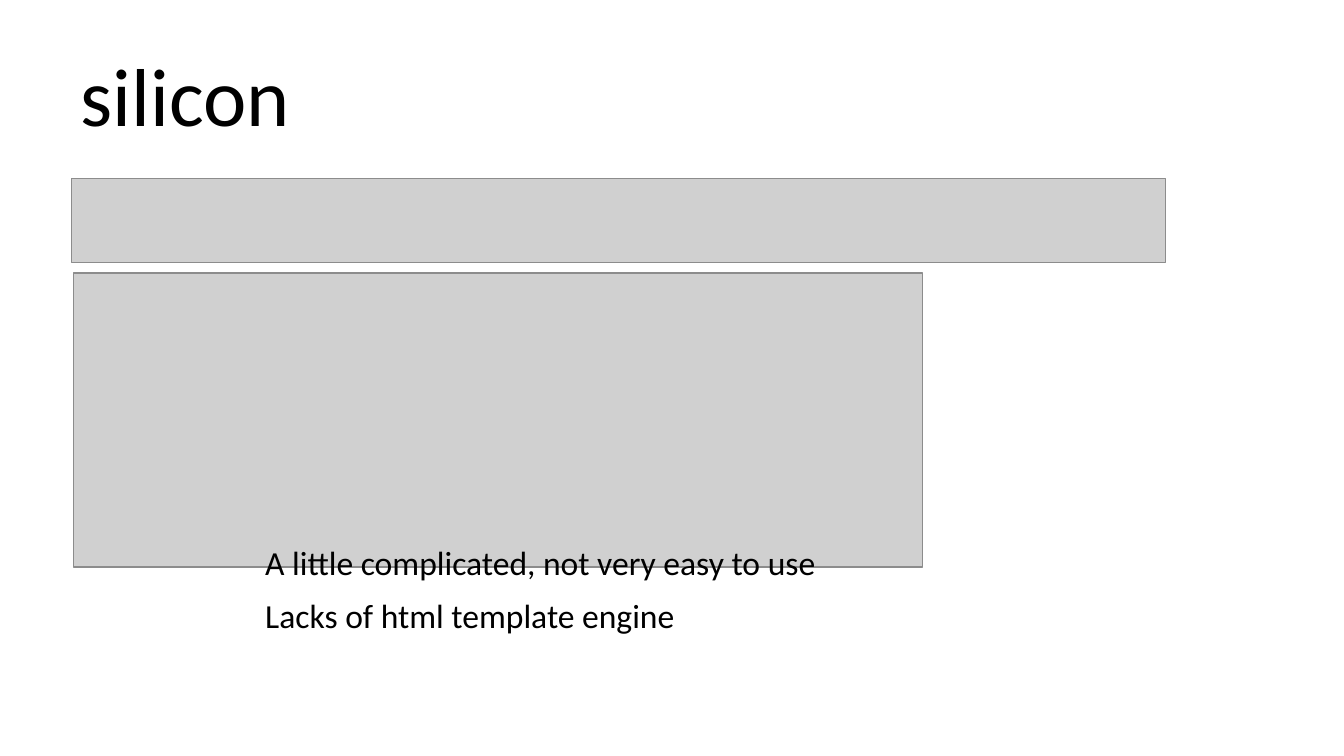
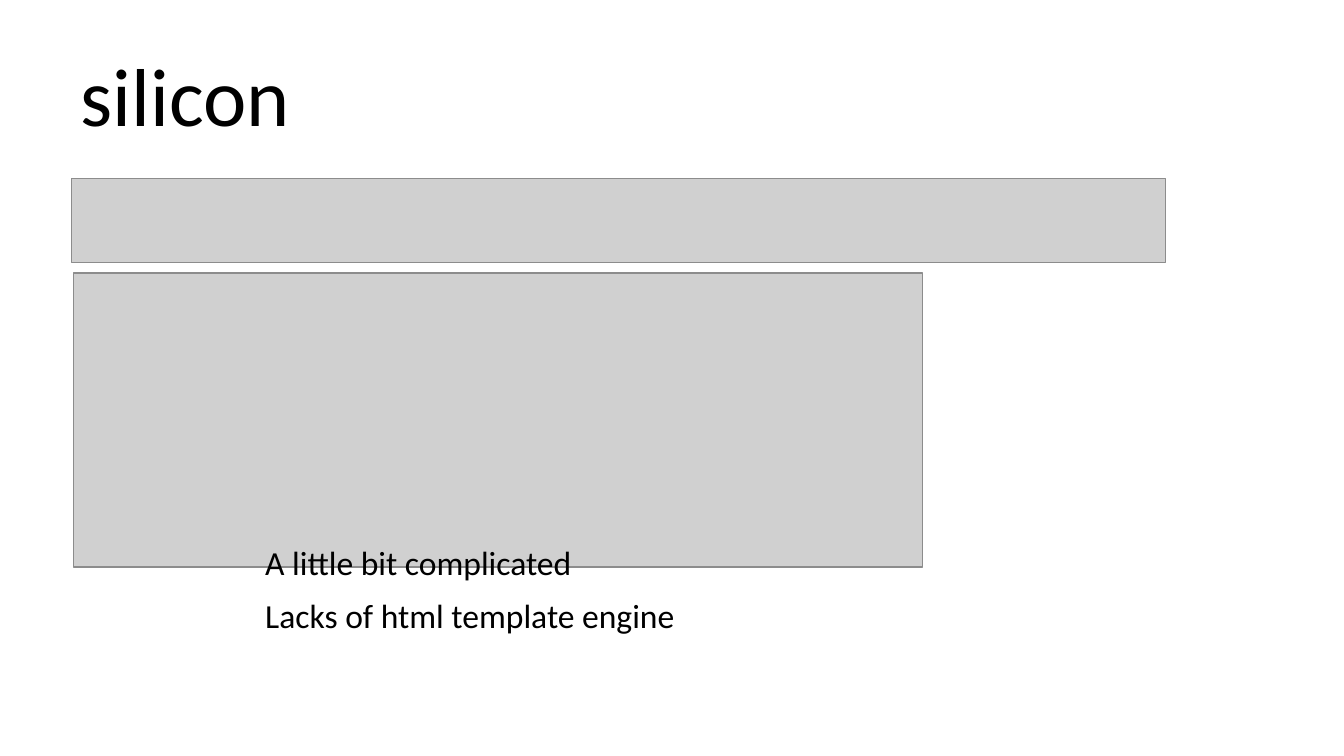
Before and after one commit to qicosmos/cppcon2018, a slide deck: slide 10 of cppcon2018.pptx. Drawn at 1344x756 pixels with LibreOffice and Linux fonts; fonts in the diff are those of the drawing; grey boxes stand for pictures. Boxes give left, top, right and bottom in pixels: in the first picture for what was removed or moved away, otherwise in the second. Text is boxed around its words. In the diff, an @@ line names an element or a change of style, - is before the commit and + after.

```diff
--- a/cppcon2018.pptx
+++ b/cppcon2018.pptx
@@ text at box(265, 551, 571, 584): text changed @@
-A little complicated, not very easy to use
+A little bit complicated
```
Also in this commit, not shown: 5 other slides changed, 2 slides added.
